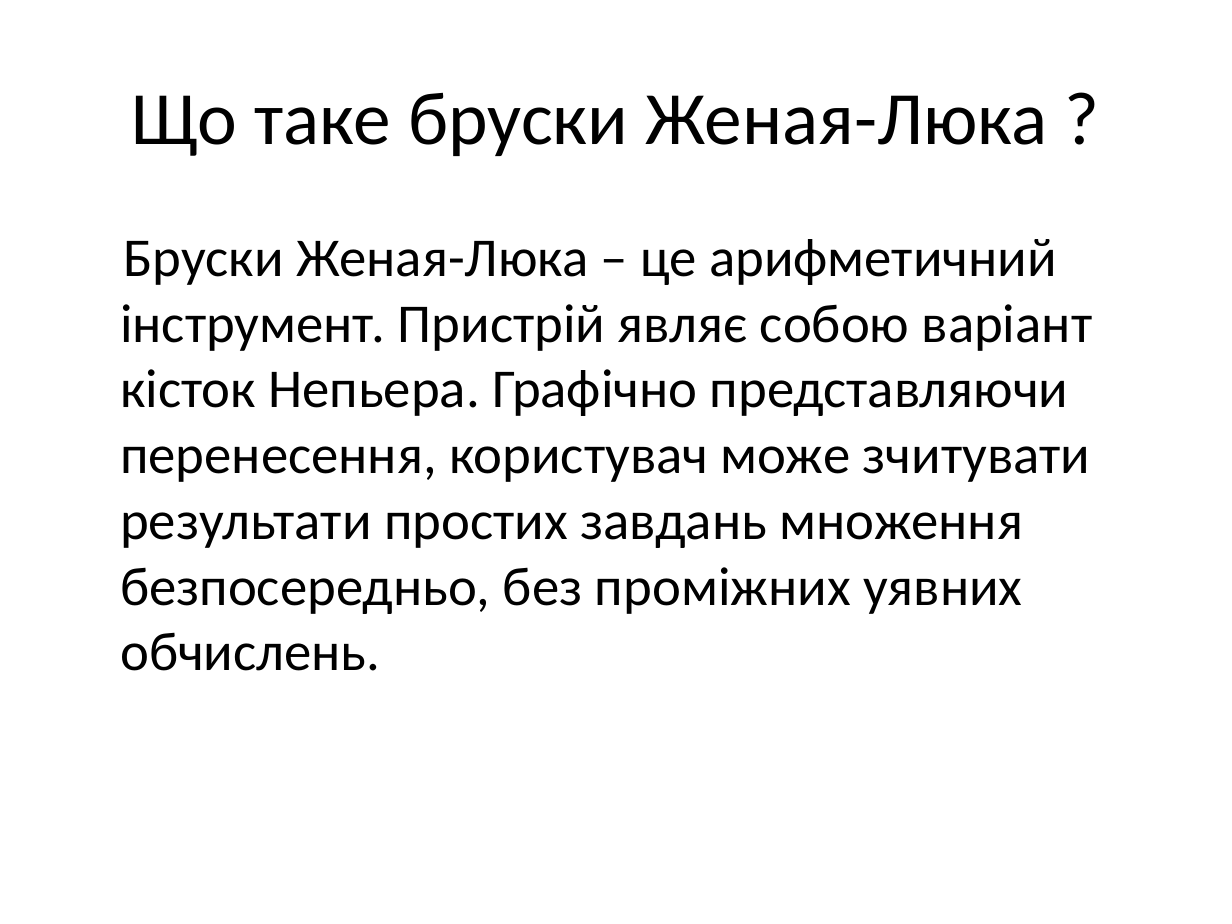
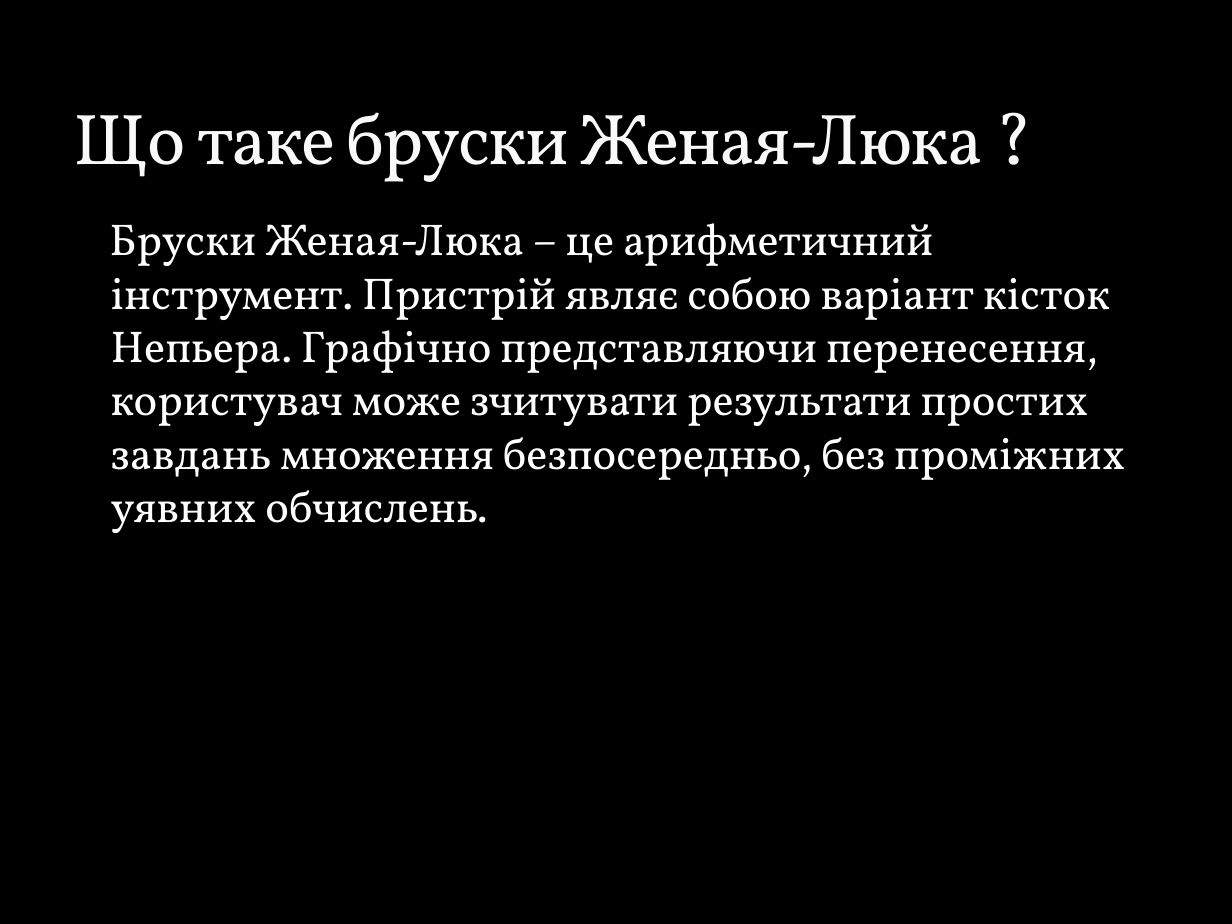
Before and after one commit to bastard2/Operating-System.-Laboratory-Work-1, a slide deck: slide 2 of ос.pptx. Drawn at 1232x924 pixels with LibreOffice and Linux fonts; fonts in the diff are those of the drawing; background and template pictures are left out. Boxes give left, top, right and bottom in pixels: in the first picture for what was removed or moved away, otherwise in the second. Text is boxed around its words. In the diff, an @@ line names an element or a change of style, - is before the commit and + after.

```diff
--- a/ос.pptx
+++ b/ос.pptx
@@ background #FFFFFF to picture (left out) @@
@@ title "Що таке бруски Женая-Люка ?": place and size @@
-title "Що таке бруски Женая-Люка ?" at [131,92,1047,156]
+title "Що таке бруски Женая-Люка ?" at [74,112,983,182]
@@ title "Що таке бруски Женая-Люка ?" at [74,112,983,182]: size 44 to 42 pt, font Calibri to Vollkorn, text colour #000000 to #F9F9F9, letter spacing 0 to -1 pt, letter outline none to #3C4422 0.25 pt; alignment centre to left; vertical alignment middle to bottom @@
@@ text "Бруски Женая-Люка – це арифметичний ...": place and size @@
-text "Бруски Женая-Люка – це арифметичний ..." at [120,239,1092,671]
+text "Бруски Женая-Люка – це арифметичний ..." at [109,223,1125,533]
@@ text "Бруски Женая-Люка – це арифметичний ..." at [109,223,1125,533]: size 32 to 26 pt, font Calibri to Vollkorn, text colour #000000 to #FFFFFF; indent changed @@
```
Also in this commit, not shown: 7 other slides changed, 2 slides added, 2 slides removed.
